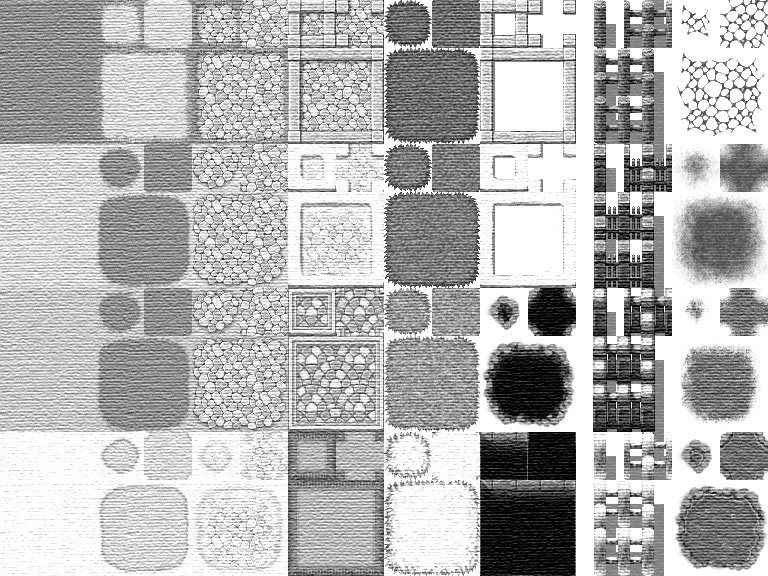
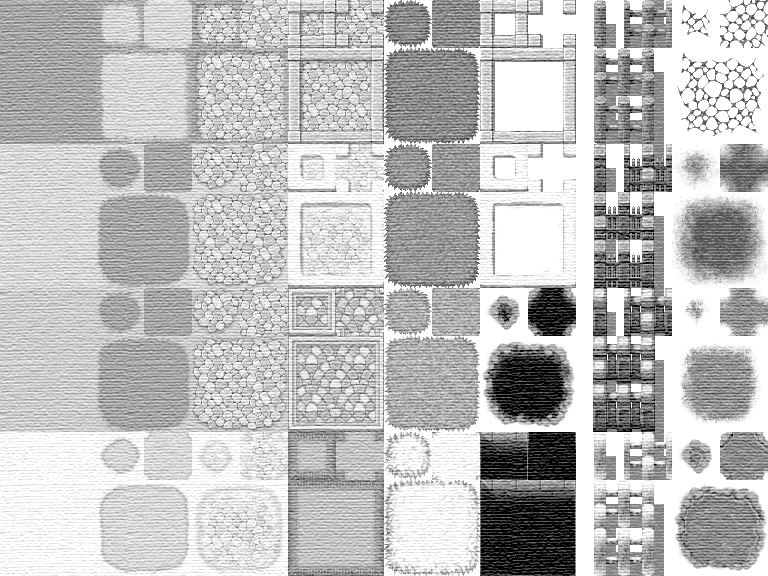
Revision of a layered w=768, h=576 image; what changed, layer by layer:
pixels changed over box(0, 0, 768, 576) (layer not identified)
